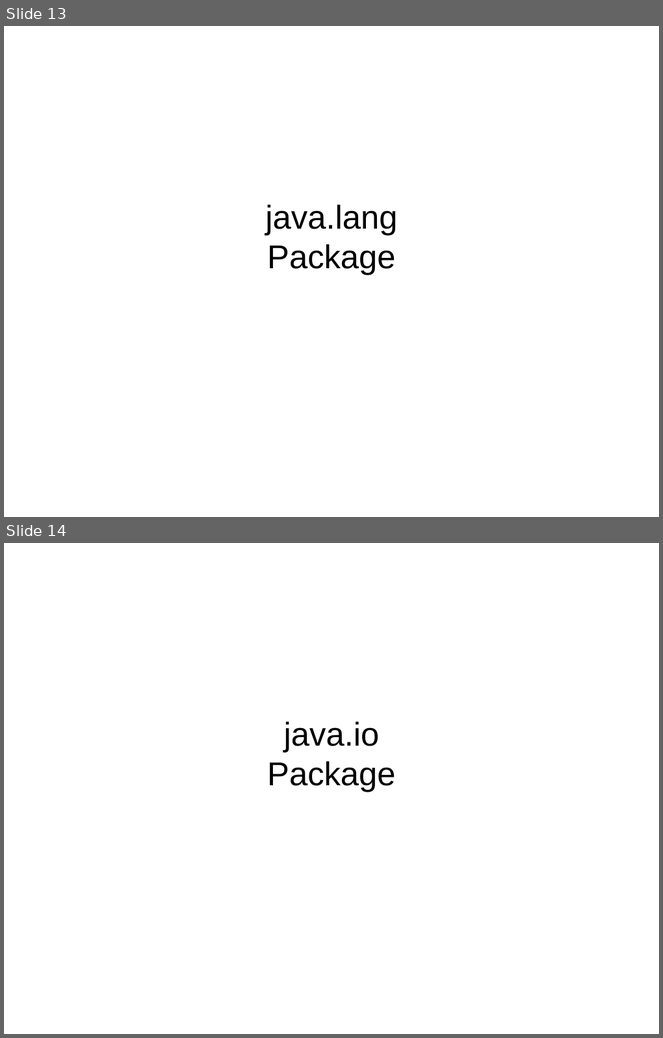
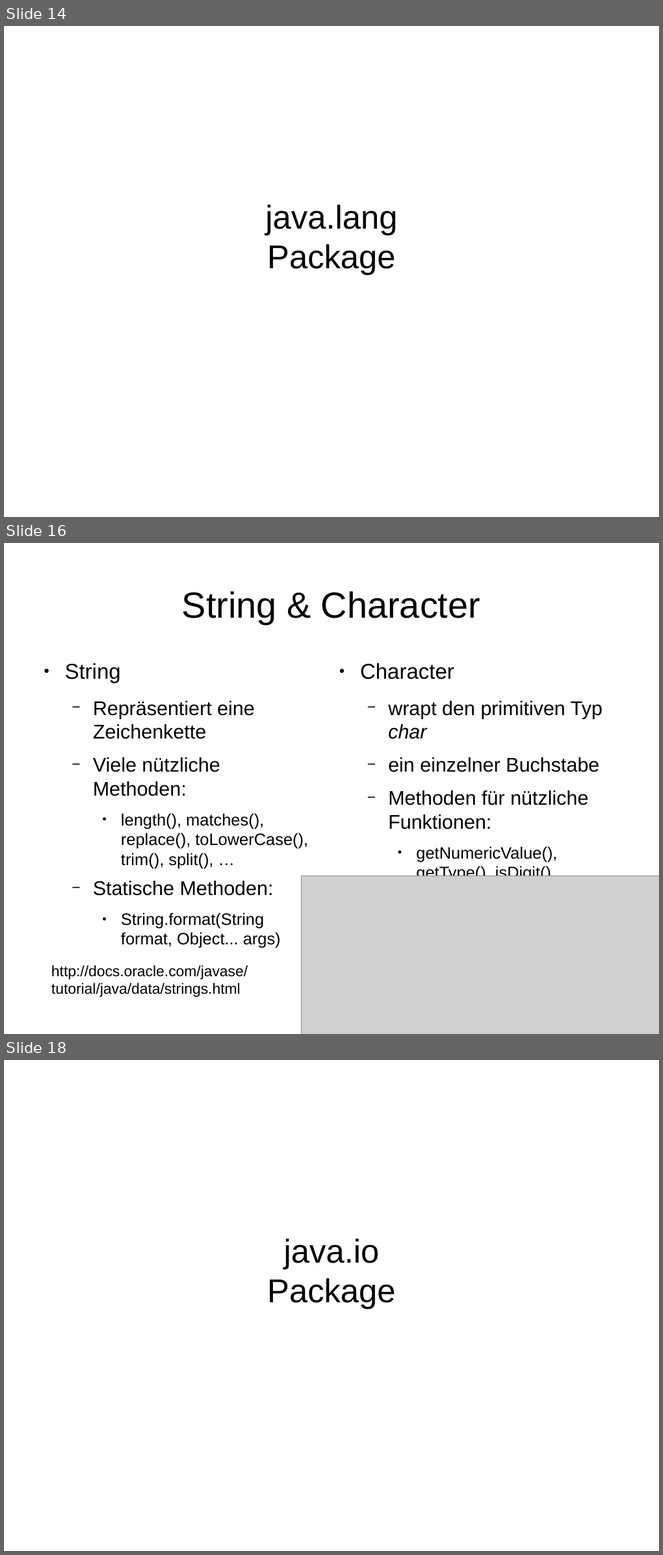
Before and after one commit to gormed/tutorium, a slide deck: Java_Documentation_Slides.odp. Shown one above the other, each under a label of ours: slides 13 and 14 before the commit, slides 14, 16 and 18 after it; the slides between them are not shown. The pictures are 663x1038 and 663x1555 pixels, drawn with LibreOffice and Linux fonts; fonts in the diff are those of the drawing; grey boxes stand for pictures. Boxes give left, top, right and bottom in pixels: in the first picture for what was removed or moved away, otherwise in the second. Text is boxed around its words. In the diff, an @@ line names an element or a change of style, - is before the commit and + after.

```diff
--- a/Java_Documentation_Slides.odp
+++ b/Java_Documentation_Slides.odp
@@ slide 16 added at box(4, 543, 659, 1034), background #FFFFFF @@
@@ title added at box(182, 591, 480, 624), 44 pt, text #000000 @@
+String & Character
@@ text added at box(65, 663, 308, 949), 20 pt, text #000000 @@
+● String
+  − Repräsentiert eine Zeichenkette
+  − Viele nützliche Methoden:
+    ● length(), matches(), replace(), toLowerCase(), trim(), split(), …
+  − Statische Methoden:
+    ● String.format(String format, Object... args)
@@ text added at box(360, 663, 603, 876), 24 pt, text #000000 @@
+● Character
+  − wrapt den primitiven Typ char
+  − ein einzelner Buchstabe
+  − Methoden für nützliche Funktionen:
+    ● getNumericValue(), getType(), isDigit()
@@ picture added at box(301, 876, 659, 1034) @@
@@ text added at box(51, 965, 248, 997), 18 pt, text #000000 @@
+http://docs.oracle.com/javase/tutorial/java/data/strings.html
@@ what was slide 13 is now slide 14 @@
@@ what was slide 14 is now slide 18 @@
```
Also in this commit, not shown: 1 slide changed, 3 other slides added.
